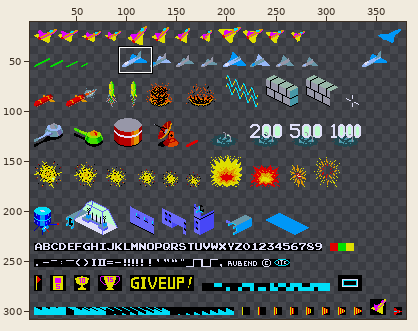
Sprite sheet: res/fixed_spritesheet.png. Above, an overview of the earlier version with the close-up marked.
Close-up. Earlier state:
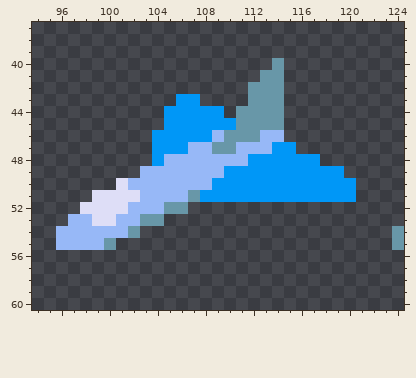
The file is 384x320 pixels. Shown: x 94..124, y 37..60. The wide view leaves out empty margins.
New version:
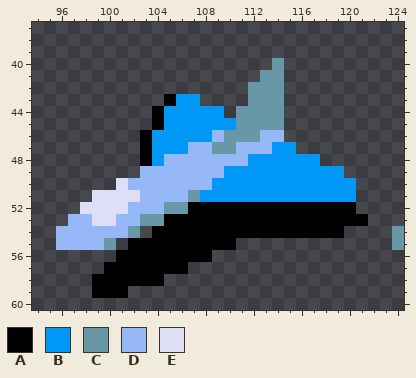
Palette (. is transparent): A #000000  B #0097f7  C #6897a8  D #97b8f7  E #dedef7
Difference:
@@ x 101..107 @@
 42 .......
-43 .....BB
-44 ....BBB
-45 ....BBB
-46 ...BBBB
-47 ...BBBD
-48 ...BDDD
+43 ....ABB
+44 ...ABBB
+45 ...ABBB
+46 ..ABBBB
+47 ..ABBBD
+48 ..ABDDD
 49 ..DDDDD
@@ x 94..124 @@
 51 .....EEEEDDDDCBBBBBBBBBBBBB....
-52 ....EEEEDDDCC..................
-53 ...DDEEDDCC....................
-54 ..DDDDDDC.....................C
-55 ..DDDDC.......................C
-56 ...............................
-57 ...............................
-58 ...............................
-59 ...............................
+52 ....EEEEDDDCCAAAAAAAAAAAAAA....
+53 ...DDEEDDCCAAAAAAAAAAAAAAAAA...
+54 ..DDDDDDC.AAAAAAAAAAAAAAAA....C
+55 ..DDDDC.AAAAAAAAA.............C
+56 .......AAAAAAAA................
+57 ......AAAAAAA..................
+58 .....AAAAAA....................
+59 .....AAA.......................
 60 ...............................
Boxes around the changes in both close-ups, in picture pixels (x1, y1, x2, y2):
added: (140, 94, 176, 166)
added: (92, 202, 368, 298)
